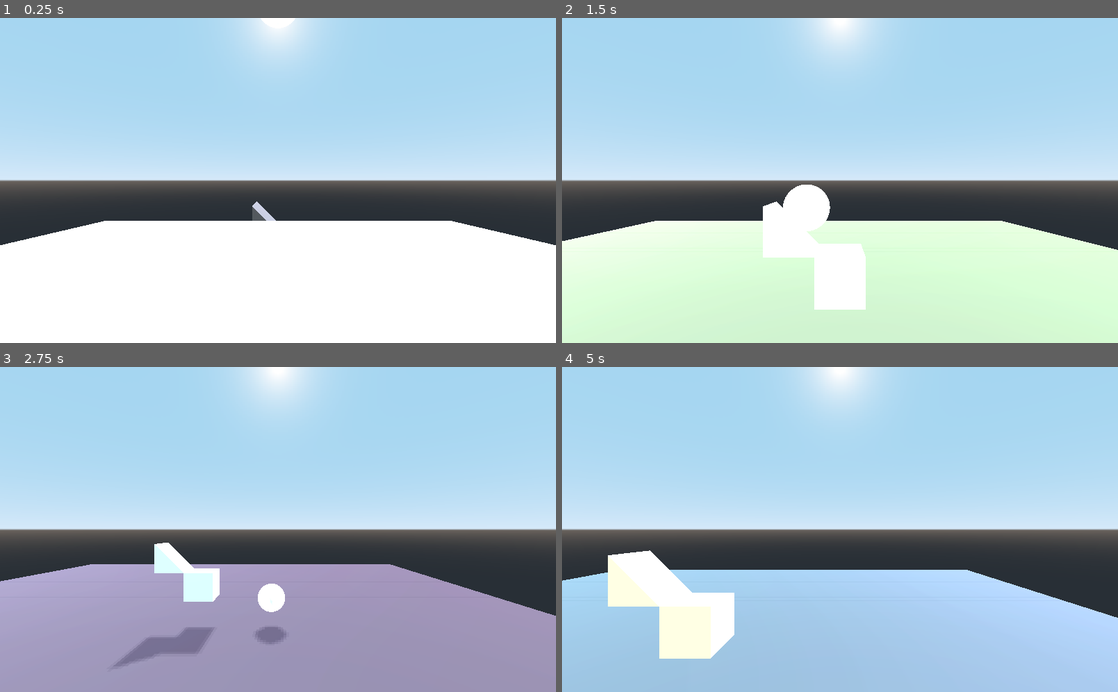
Above: before the commit, frames 1-4 (two rows, left to right).
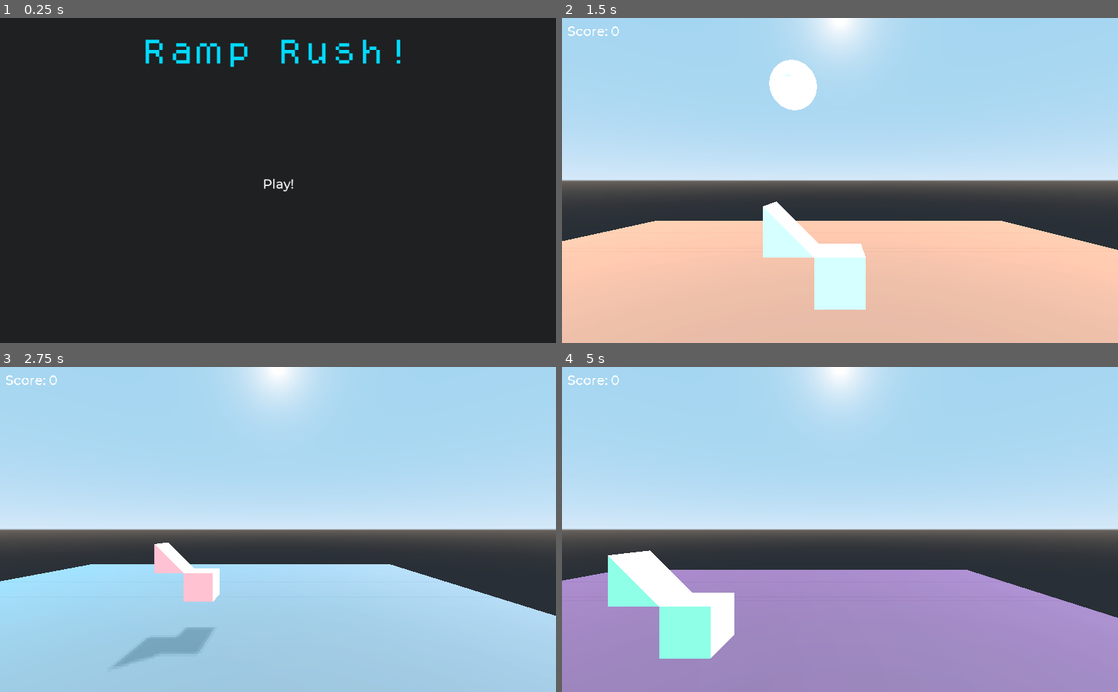
Above: after the commit, the same moments.

Repository: lpszeto/Ramp_Rush
Game: Godot game, scene res://Menu.tscn
Two runs of this game, one before a commit and one after it. Both use one fixed random seed, a clock stepped at 60 frames per second and the inputs below. Before the commit the project starts from res://Main.tscn.
Inputs (mouse positions are in pixels of both pictures, inside the frame that each line leads up to):
- Up to frame 1 (0.25 s): no input
- Up to frame 2 (1.5 s): click (840, 183) at 0.5 s, where only the run after the commit has a clickable "Play!"; tap Enter (ui_accept) at 1.25 s; hold D (right) from 1.28 s (still down)
- Up to frame 3 (2.75 s): tap Enter (ui_accept) at 1.52, 2.27 s; release D (right) at 2.03 s; hold S (back) from 2.03 s (still down)
- Up to frame 4 (5 s): release S (back) at 2.78 s; hold D (right) 2.78-3.53 s; hold W (forward) 3.53-4.28 s; tap Enter (ui_accept) at 3.77, 4.52 s; hold A (left) from 4.28 s (still down)

The runs differ from the first frame. In frame 1, 93% of the frame differs, in the area x 0-100%, y 0-100%; in frame 2, 37%; in frame 3, 36%; in frame 4, 34%.

Commit message:
Created and change main scene to Menu.tscn

Diff:
--- a/Ramp Rush/Main.tscn
+++ b/Ramp Rush/Main.tscn
@@ -1,9 +1,10 @@
-[gd_scene load_steps=8 format=2]
+[gd_scene load_steps=9 format=2]
 
 [ext_resource path="res://Ball.tscn" type="PackedScene" id=1]
 [ext_resource path="res://BaseBlock.tscn" type="PackedScene" id=2]
 [ext_resource path="res://Pivot.tscn" type="PackedScene" id=3]
 [ext_resource path="res://Ramp.tscn" type="PackedScene" id=4]
+[ext_resource path="res://ui_theme.tres" type="Theme" id=5]
 
 [sub_resource type="BoxShape" id=1]
 extents = Vector3( 30, 1, 30 )
@@ -41,3 +42,15 @@
 
 [node name="Ramp" parent="." instance=ExtResource( 4 )]
 transform = Transform( 1, 0, 0, 0, 1, 0, 0, 0, 1, 0, 5, 0 )
+
+[node name="UserInterface" type="Control" parent="."]
+anchor_right = 1.0
+anchor_bottom = 1.0
+theme = ExtResource( 5 )
+
+[node name="Label" type="Label" parent="UserInterface"]
+margin_left = 10.0
+margin_top = 9.0
+margin_right = 106.0
+margin_bottom = 40.0
+text = "Score: 0"
--- /dev/null
+++ b/Ramp Rush/Menu.tscn
@@ -0,0 +1,50 @@
+[gd_scene load_steps=6 format=2]
+
+[ext_resource path="res://fonts/dogica.ttf" type="DynamicFontData" id=1]
+[ext_resource path="res://ui_theme.tres" type="Theme" id=2]
+[ext_resource path="res://Play.gd" type="Script" id=3]
+
+[sub_resource type="DynamicFont" id=1]
+size = 50
+font_data = ExtResource( 1 )
+
+[sub_resource type="Theme" id=2]
+default_font = SubResource( 1 )
+
+[node name="Control" type="Control"]
+anchor_right = 1.0
+anchor_bottom = 1.0
+
+[node name="ColorRect" type="ColorRect" parent="."]
+anchor_right = 1.0
+anchor_bottom = 1.0
+color = Color( 0.121569, 0.12549, 0.129412, 1 )
+
+[node name="Label" type="Label" parent="."]
+anchor_right = 1.0
+anchor_bottom = 1.0
+margin_top = 31.0
+margin_bottom = -512.0
+theme = SubResource( 2 )
+custom_colors/font_color = Color( 0.00392157, 0.858824, 1, 1 )
+text = "Ramp Rush!"
+align = 1
+valign = 1
+
+[node name="Play" type="Button" parent="."]
+anchor_left = 0.5
+anchor_top = 0.5
+anchor_right = 0.5
+anchor_bottom = 0.5
+margin_left = -65.0
+margin_top = -18.0
+margin_right = 66.0
+margin_bottom = 32.0
+theme = ExtResource( 2 )
+custom_colors/font_color = Color( 1, 1, 1, 1 )
+custom_colors/font_color_hover = Color( 1, 0, 0, 1 )
+text = "Play!"
+flat = true
+script = ExtResource( 3 )
+
+[connection signal="pressed" from="Play" to="Play" method="_on_Play_pressed"]
--- /dev/null
+++ b/Ramp Rush/Play.gd
@@ -0,0 +1,9 @@
+extends Button
+
+
+func _ready():
+	pass
+
+
+func _on_Play_pressed():
+	get_tree().change_scene("res://Main.tscn")
--- a/Ramp Rush/project.godot
+++ b/Ramp Rush/project.godot
@@ -11,7 +11,7 @@
 [application]
 
 config/name="Ramp Rush"
-run/main_scene="res://Main.tscn"
+run/main_scene="res://Menu.tscn"
 config/icon="res://icon.png"
 
 [gui]
--- /dev/null
+++ b/Ramp Rush/ui_theme.tres
@@ -0,0 +1,10 @@
+[gd_resource type="Theme" load_steps=3 format=2]
+
+[ext_resource path="res://fonts/Montserrat-Medium.ttf" type="DynamicFontData" id=1]
+
+[sub_resource type="DynamicFont" id=1]
+size = 24
+font_data = ExtResource( 1 )
+
+[resource]
+default_font = SubResource( 1 )
Not shown, added: Ramp Rush/fonts/LICENSE.txt
Binary file added: Ramp Rush/fonts/Montserrat-Medium.ttf
Binary file added: Ramp Rush/fonts/dogica.ttf
